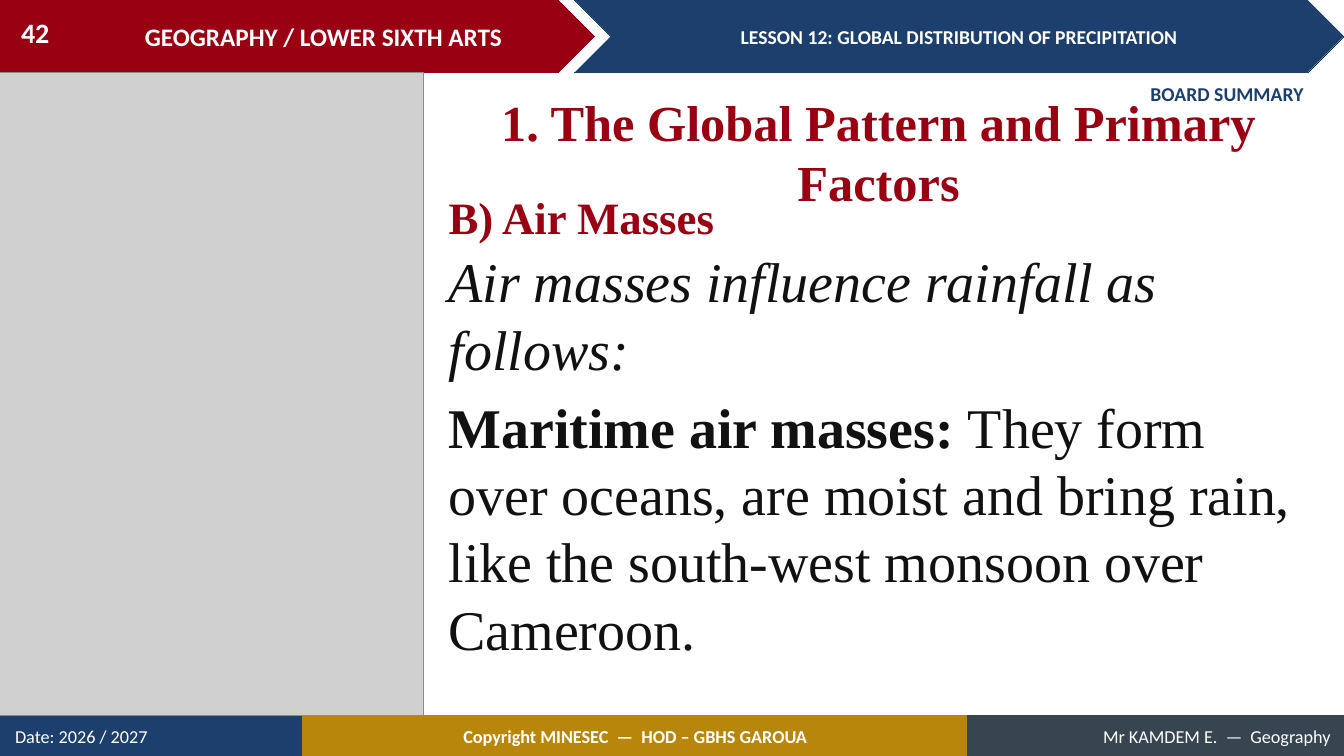
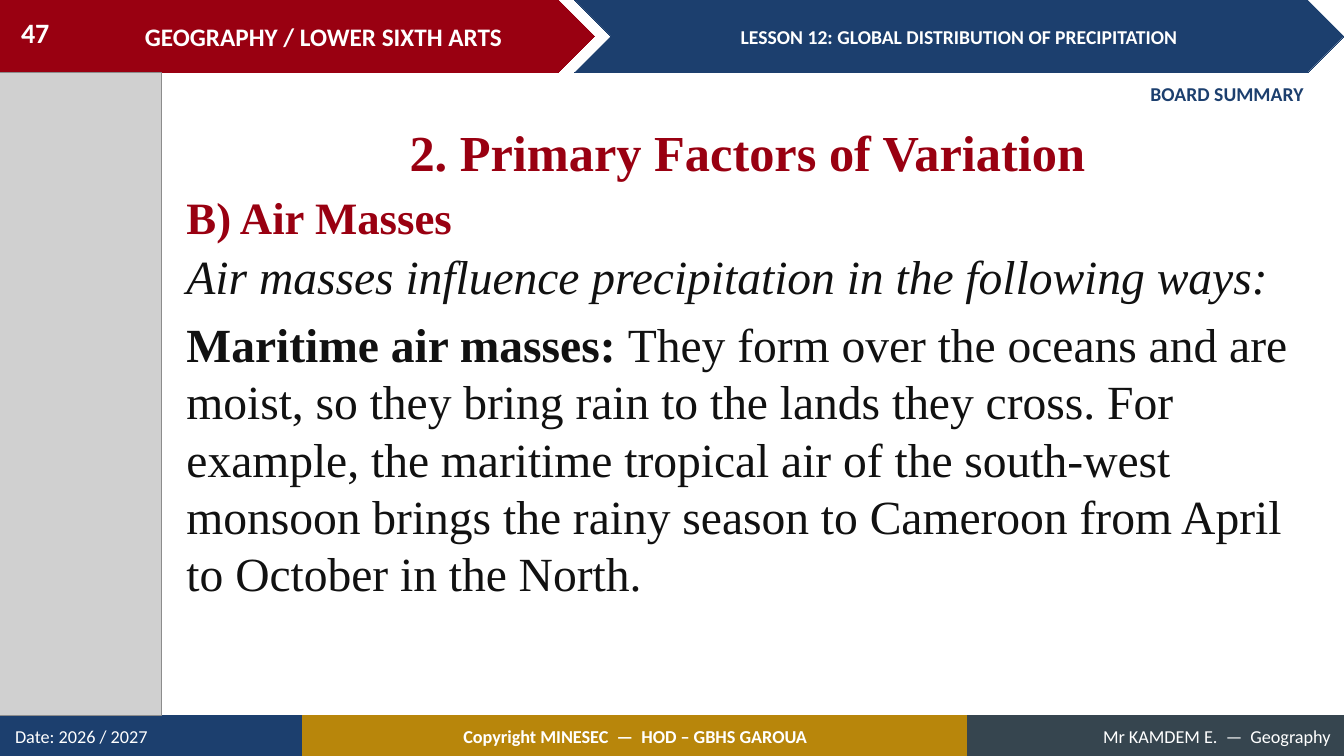
Before and after one commit to Berthautk/linea-github, a slide deck: slide 47 of lecons/LSA/Meteorology/12_LSA_MET_L12_Global_Distribution_of_Precipitation.pptx (slide 42 before the commit). Drawn at 1344x756 pixels with LibreOffice and Linux fonts; fonts in the diff are those of the drawing; grey boxes stand for pictures. Boxes give left, top, right and bottom in pixels: in the first picture for what was removed or moved away, otherwise in the second. Text is boxed around its words. In the diff, an @@ line names an element or a change of style, - is before the commit and + after.

```diff
--- a/lecons/LSA/Meteorology/12_LSA_MET_L12_Global_Distribution_of_Precipitation.pptx
+++ b/lecons/LSA/Meteorology/12_LSA_MET_L12_Global_Distribution_of_Precipitation.pptx
@@ page number at box(21, 24, 49, 43): text changed @@
-42
+47
@@ picture: place and size @@
-picture at box(0, 73, 423, 716)
+picture at box(0, 73, 161, 716)
@@ text at box(410, 135, 1085, 181): text changed @@
-1. The Global Pattern and Primary Factors
+2. Primary Factors of Variation
@@ text "B) Air Masses": place and size @@
-text "B) Air Masses" at box(449, 203, 714, 243)
+text "B) Air Masses" at box(186, 203, 452, 243)
@@ text at box(186, 260, 1287, 592): text changed; size 40 to 34 pt @@
-Air masses influence rainfall as follows:
-Maritime air masses: They form over oceans, are moist and bring rain, like the south-west monsoon over Cameroon.
+Air masses influence precipitation in the following ways:
+Maritime air masses: They form over the oceans and are moist, so they bring rain to the lands they cross. For example, the maritime tropical air of the south-west monsoon brings the rainy season to Cameroon from April to October in the North.
```
Also in this commit, not shown: 8 other slides changed, 11 slides added, 3 slides removed, 21 other files.
